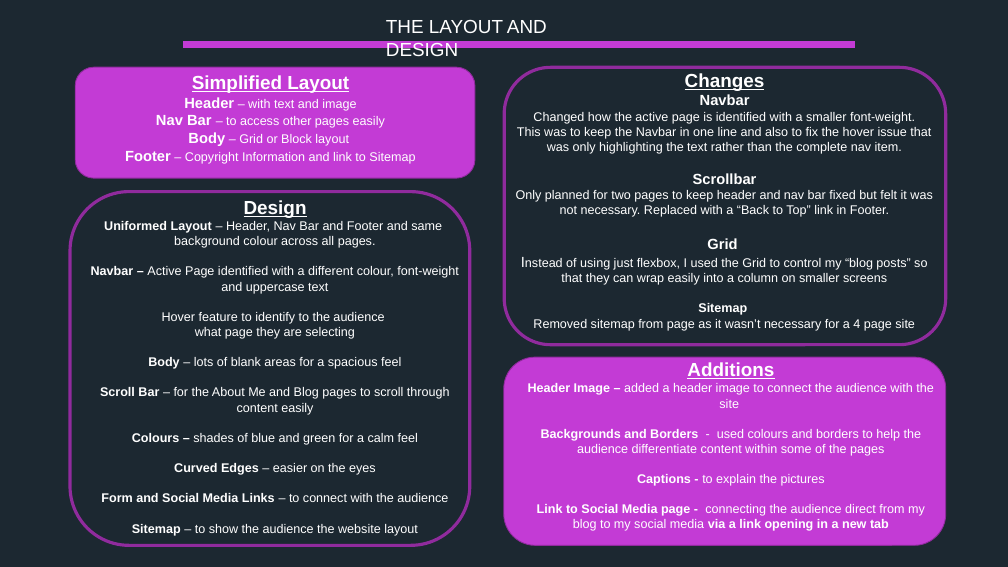
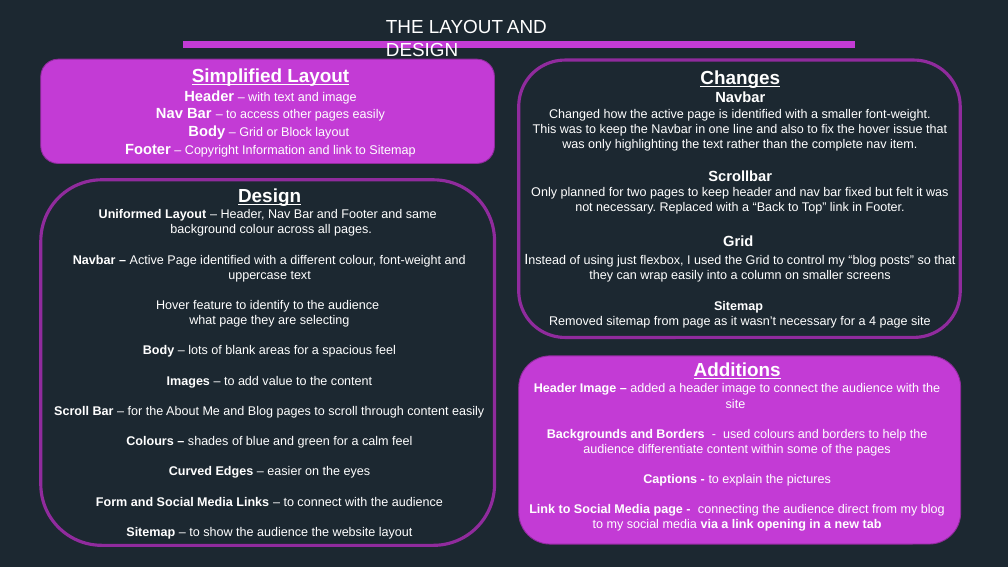
Before and after one commit to mdart86/Portfolio_Website, a slide deck: slide 6 of Michael-Dart_T1A2 Slidedeck.pptx. Drawn at 1008x567 pixels with LibreOffice and Linux fonts; fonts in the diff are those of the drawing. Boxes give left, top, right and bottom in pixels: in the first picture for what was removed or moved away, otherwise in the second. Text is boxed around its words. In the diff, an @@ line names an element or a change of style, - is before the commit and + after.

```diff
--- a/Michael-Dart_T1A2 Slidedeck.pptx
+++ b/Michael-Dart_T1A2 Slidedeck.pptx
@@ rounded rectangle: place and size @@
-rounded rectangle at (76, 67, 476, 178)
+rounded rectangle at (41, 59, 495, 163)
@@ text "Simplified Layout": place and size @@
-text "Simplified Layout" at (125, 75, 415, 164)
+text "Simplified Layout" at (125, 68, 415, 157)
@@ text "Changes" rewrapped from (516, 73, 932, 331) to (531, 70, 955, 328) @@
@@ rounded rectangle: place and size @@
-rounded rectangle at (504, 67, 946, 345)
+rounded rectangle at (519, 60, 960, 337)
@@ text "Design": place and size @@
-text "Design" at (91, 200, 459, 536)
+text "Design" at (54, 188, 484, 539)
@@ rounded rectangle: place and size @@
-rounded rectangle at (70, 192, 470, 546)
+rounded rectangle at (41, 180, 495, 546)
@@ text at (99, 209, 437, 236): text changed @@
-Uniformed Layout – Header, Nav Bar and Footer and same background colour across all pages.
+Uniformed Layout – Header, Nav Bar and Footer and same
+background colour across all pages.
@@ text "Additions" rewrapped from (528, 362, 933, 531) to (529, 362, 945, 531) @@
@@ rounded rectangle: place and size @@
-rounded rectangle at (504, 357, 946, 545)
+rounded rectangle at (519, 356, 961, 544)
@@ text at (167, 376, 372, 388): paragraph added @@
+Images – to add value to the content
```
Also in this commit, not shown: 2 other slides changed, 4 other files.
